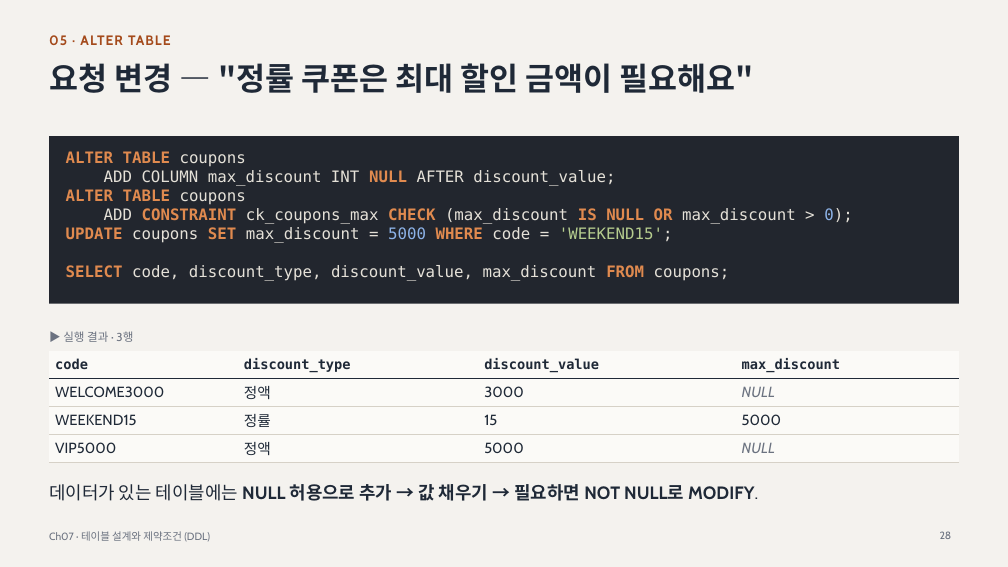
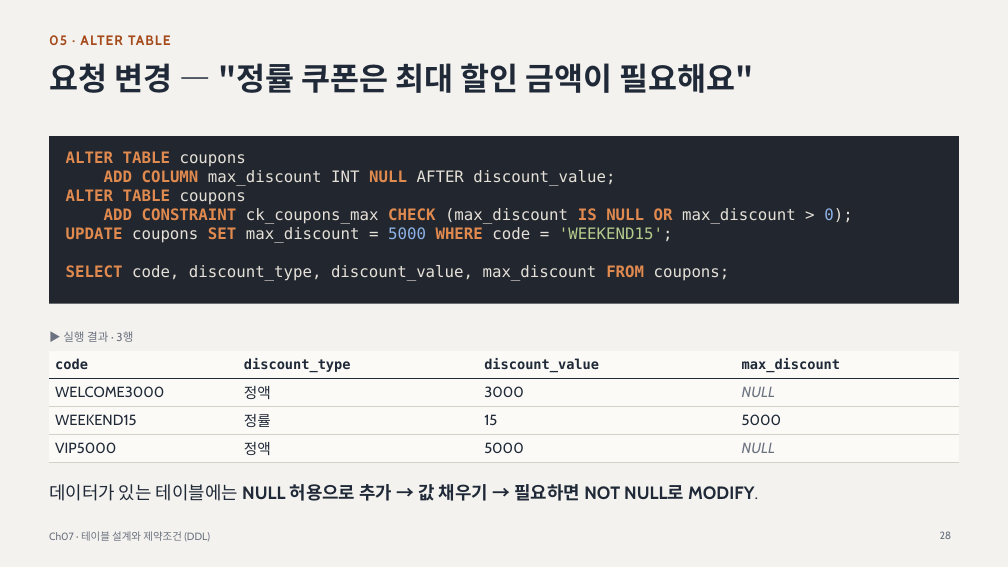
Before and after one commit to 95Jiwon/DBSM-sutdy, a slide deck: slide 28 of chapters/ch07-ddl-constraints/ch07-slides.pptx. Drawn at 1008x567 pixels with LibreOffice and Linux fonts; fonts in the diff are those of the drawing. Boxes give left, top, right and bottom in pixels: in the first picture for what was removed or moved away, otherwise in the second. Text is boxed around its words. In the diff, an @@ line names an element or a change of style, - is before the commit and + after.

```diff
--- a/chapters/ch07-ddl-constraints/ch07-slides.pptx
+++ b/chapters/ch07-ddl-constraints/ch07-slides.pptx
@@ text at box(104, 170, 852, 224): text colour #E5E1D8 to #E08A4F, bold on in "ADD COLUMN", "ADD" @@
```
Also in this commit, not shown: 25 other files.
